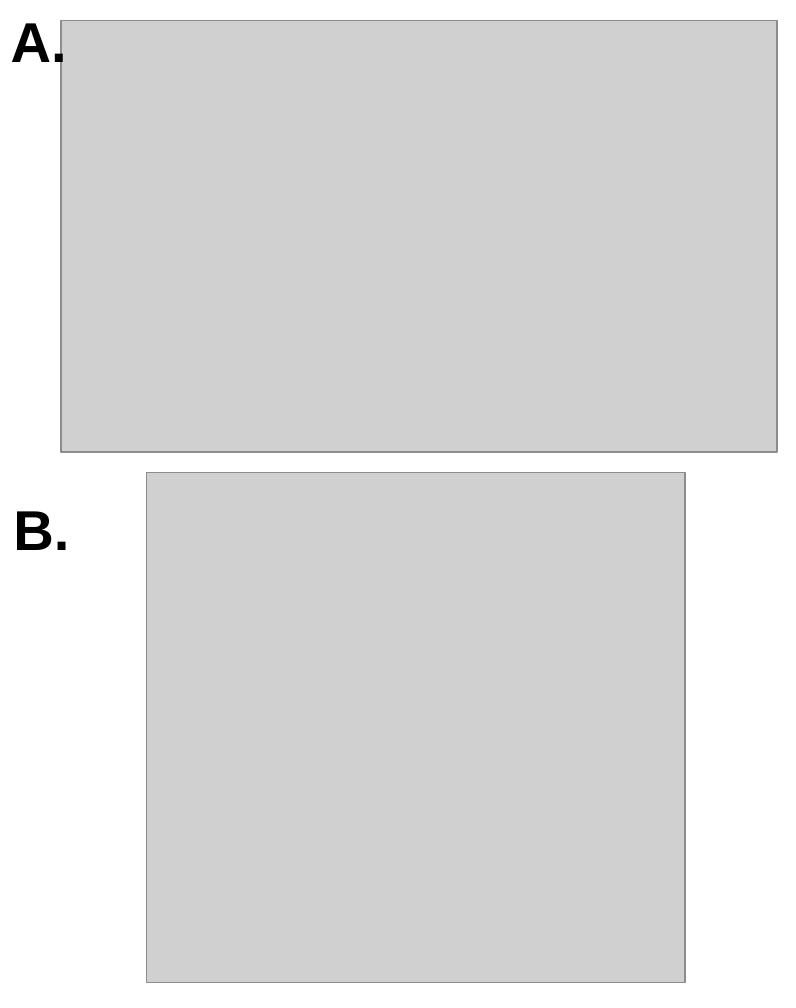
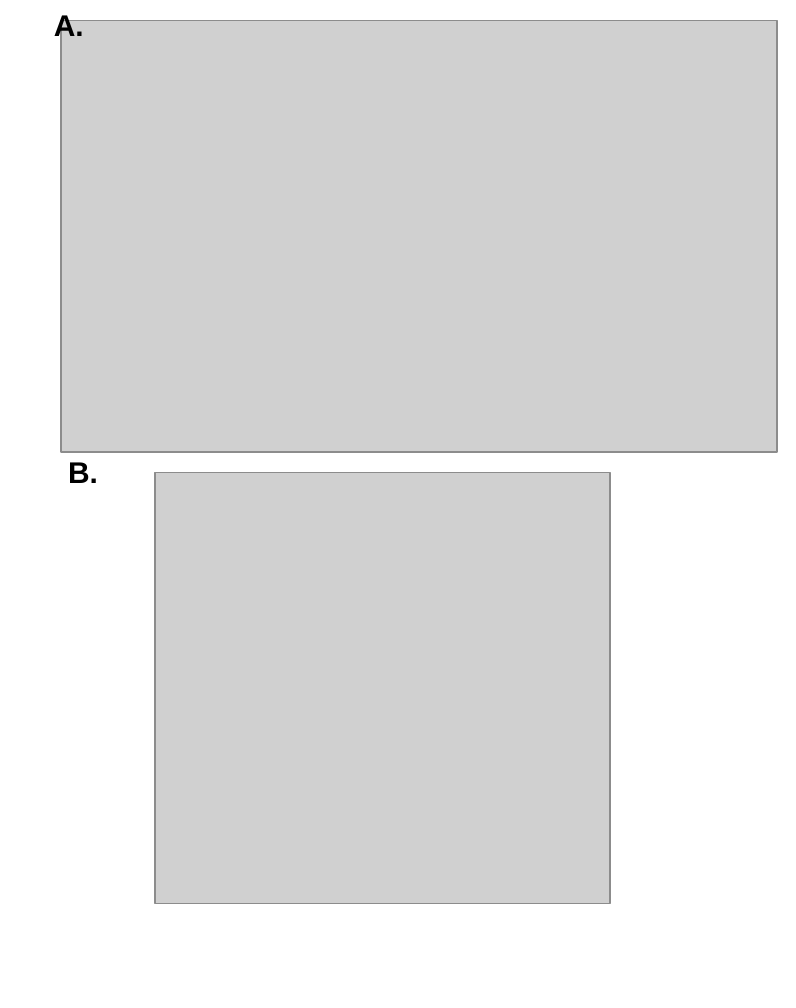
Before and after one commit to singha53-zz/diablo, a slide deck: slide 1 of analyses/casestudy1_brca/Figures/brcaResults_revised.pptx. Drawn at 796x1008 pixels with LibreOffice and Linux fonts; fonts in the diff are those of the drawing; grey boxes stand for pictures. Boxes give left, top, right and bottom in pixels: in the first picture for what was removed or moved away, otherwise in the second. Text is boxed around its words. In the diff, an @@ line names an element or a change of style, - is before the commit and + after.

```diff
--- a/analyses/casestudy1_brca/Figures/brcaResults_revised.pptx
+++ b/analyses/casestudy1_brca/Figures/brcaResults_revised.pptx
@@ text "A.": place and size @@
-text "A." at [11,20,67,73]
+text "A." at [54,12,84,41]
@@ text "A." at [54,12,84,41]: size 30 to 16 pt @@
@@ text "B.": place and size @@
-text "B." at [13,511,69,550]
+text "B." at [68,462,98,483]
@@ text "B." at [68,462,98,483]: size 30 to 16 pt; alignment left to centre @@
@@ picture: place and size @@
-picture at [147,473,686,983]
+picture at [155,473,610,904]
```
Also in this commit, not shown: 1 other file.
